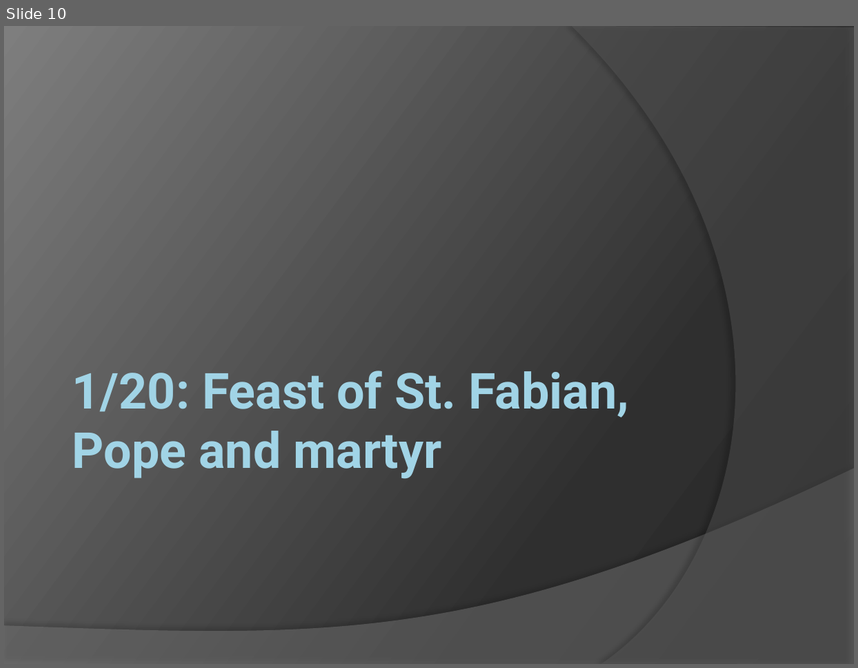
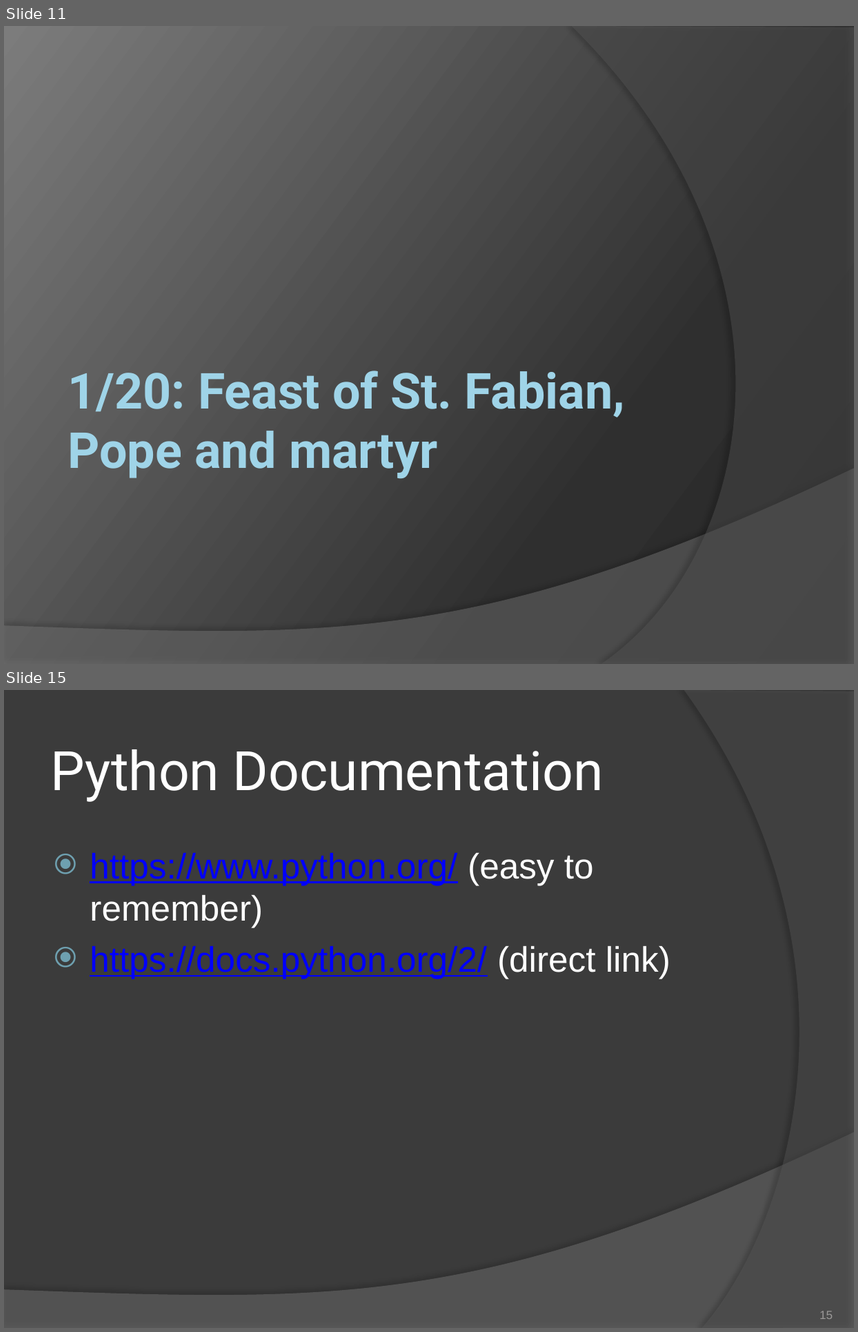
Before and after one commit to patrick-flynn/CSE10101, a slide deck: CSE10101/lecture/CSE10101.pptx. Shown one above the other, each under a label of ours: slide 10 before the commit, slides 11 and 15 after it; the slides between them are not shown. The pictures are 858x668 and 858x1332 pixels, drawn with LibreOffice and Linux fonts; fonts in the diff are those of the drawing. Boxes give left, top, right and bottom in pixels: in the first picture for what was removed or moved away, otherwise in the second. Text is boxed around its words. In the diff, an @@ line names an element or a change of style, - is before the commit and + after.

Commit message:
CSE10101 Slide Deck
Updated slides 10-18 for 1/20 lecture

```diff
--- a/CSE10101/lecture/CSE10101.pptx
+++ b/CSE10101/lecture/CSE10101.pptx
@@ slide 15 added at [4,690,854,1328], background #3B3B3B; not listed: 1 template element that a slide beside it also shows @@
@@ freeform shape added at [684,690,854,1328], fill #5A5A5A at 40% opacity @@
@@ title added at [51,749,604,802], 46 pt, text #FFFFFF @@
+Python Documentation
@@ text added at [90,853,671,978], 30 pt, text #0000FF, underline @@
+⦿ https://www.python.org/ (easy to remember)
+⦿ https://docs.python.org/2/ (direct link)
@@ page number added at [820,1310,833,1319], 10 pt, text #9B9998 @@
+15
@@ what was slide 10 is now slide 11 @@
@@ slide 11 changed as well @@
@@ background gradient #282828 to #2F2F2F to #7E7E7E to gradient #272727 to #2F2F2F to #7C7C7C @@
@@ freeform shape at [572,26,854,664]: fill #5E5E5E at 40% opacity to #5A5A5A at 40% opacity @@
@@ title "1/20: Feast of St. Fabian, ..." at [67,370,625,479]: text colour gradient #A1D4E7 to #58808D to #9FD4E8, letter outline #5DD4FF 0.39 pt to #5CD4FF 0.39 pt @@
@@ freeform shape at [4,468,854,664]: fill #7F7F7F at 45% opacity to #7B7B7B at 45% opacity @@
```
Also in this commit, not shown: 36 other slides changed, 7 other slides added, 2 other files.
